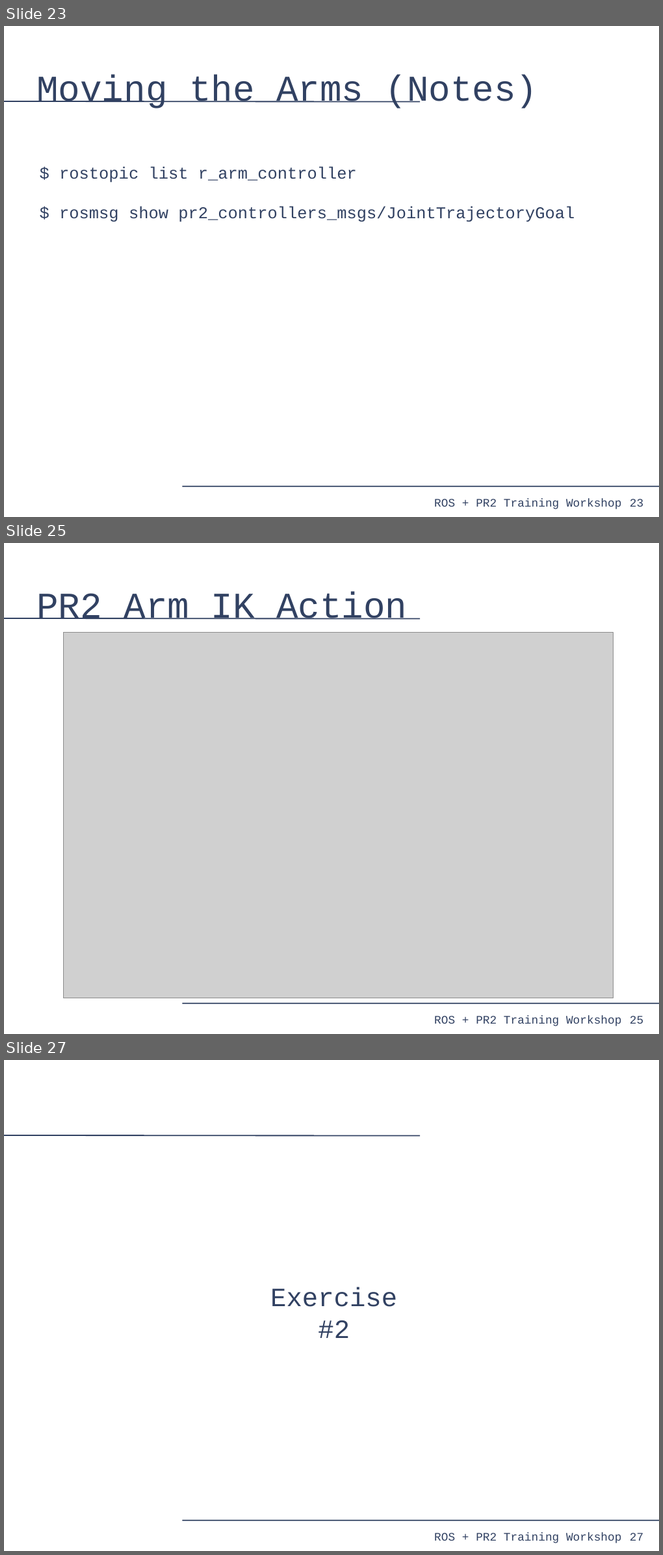
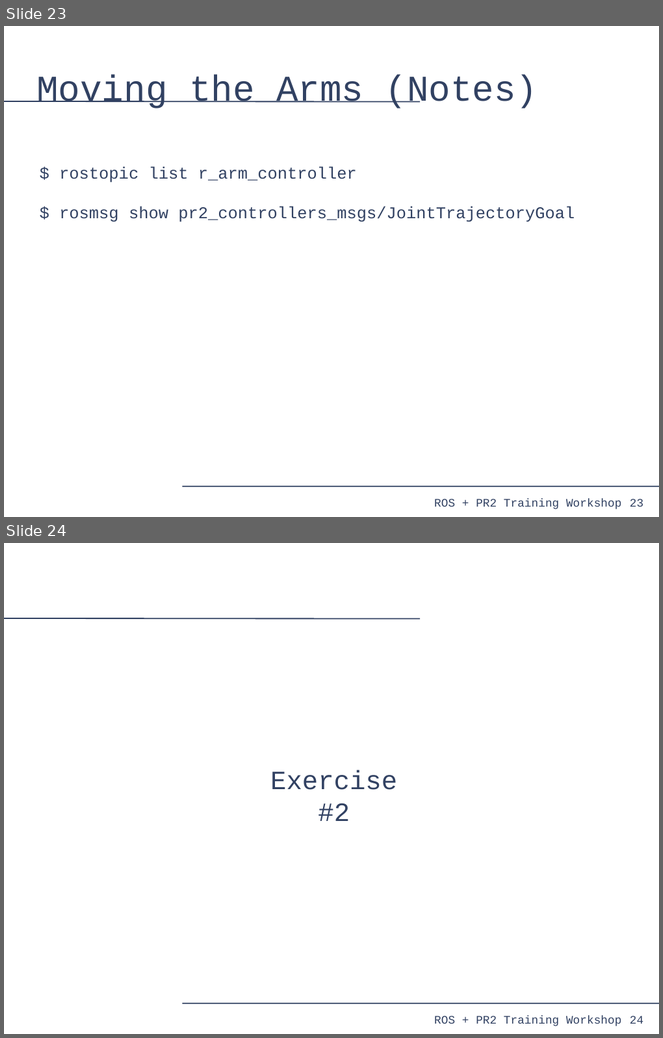
Before and after one commit to PR2/pr2_docs, a slide deck: pr2_training_workshop/moving_mechanism/slides.odp. Shown one above the other, each under a label of ours: slides 23, 25 and 27 before the commit, slides 23 and 24 after it; the slides between them are not shown. The pictures are 663x1555 and 663x1038 pixels, drawn with LibreOffice and Linux fonts; fonts in the diff are those of the drawing; grey boxes stand for pictures. Boxes give left, top, right and bottom in pixels: in the first picture for what was removed or moved away, otherwise in the second. Text is boxed around its words. In the diff, an @@ line names an element or a change of style, - is before the commit and + after.

```diff
--- a/pr2_training_workshop/moving_mechanism/slides.odp
+++ b/pr2_training_workshop/moving_mechanism/slides.odp
@@ slide 25 removed at [4, 543, 659, 1034], background #FFFFFF; not listed: 4 template elements that a slide beside it also shows @@
@@ title removed at [36, 592, 407, 620] @@
-PR2 Arm IK Action
@@ picture removed at [63, 632, 614, 999] @@
@@ what was slide 27 is now slide 24 @@
@@ page number at [630, 1016, 644, 1024]: text changed @@
-27
+24
```
Also in this commit, not shown: 1 slide added, 5 other slides removed.
